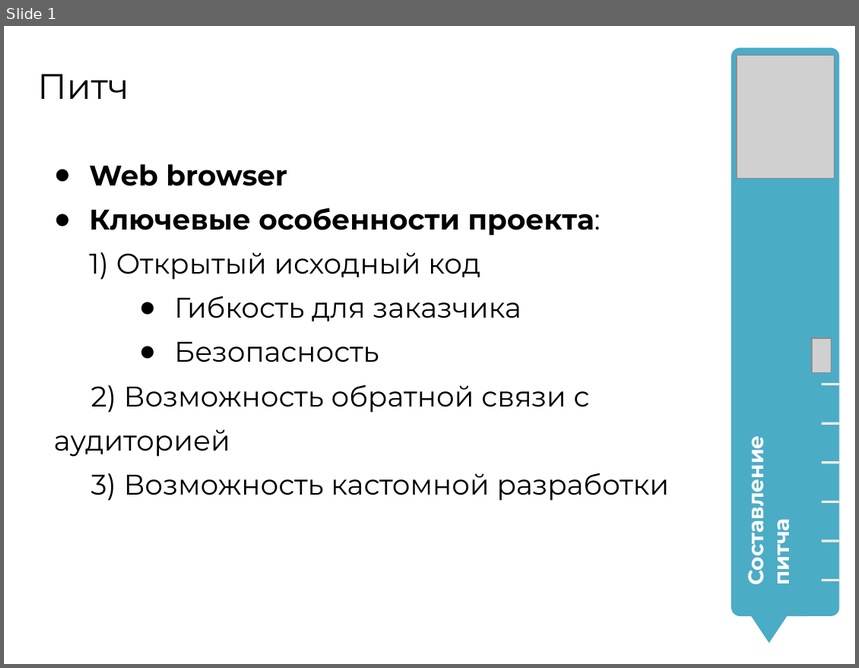
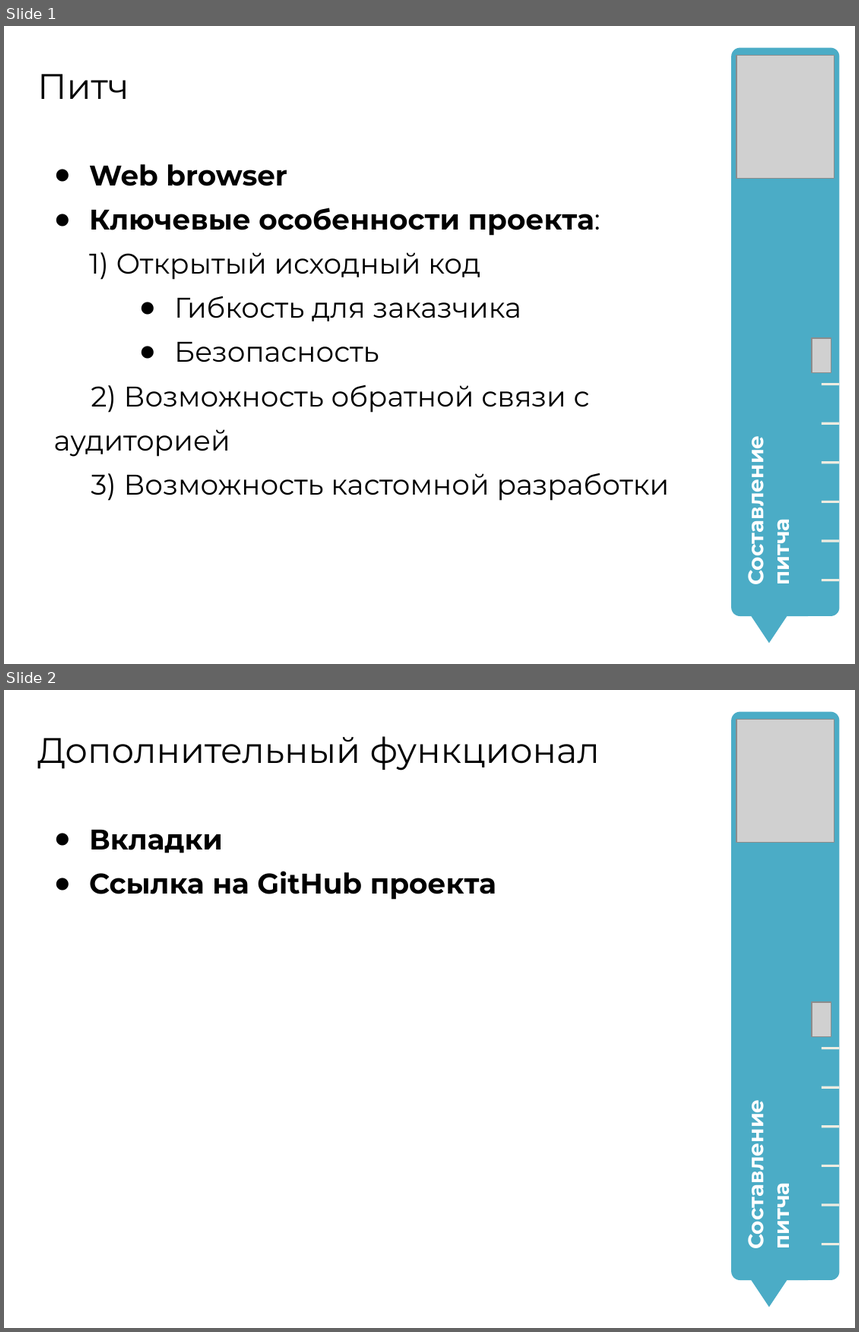
Before and after one commit to geksogen/Python-PyQt-Webbrowser, a slide deck: Презентация_проекта/Питч.pptx. Shown one above the other, each under a label of ours: slide 1 before the commit, slides 1 and 2 after it. The pictures are 859x668 and 859x1332 pixels, drawn with LibreOffice and Linux fonts; fonts in the diff are those of the drawing; grey boxes stand for pictures. Boxes give left, top, right and bottom in pixels: in the first picture for what was removed or moved away, otherwise in the second. Text is boxed around its words. In the diff, an @@ line names an element or a change of style, - is before the commit and + after.

Commit message:
add now slide

```diff
--- a/Презентация_проекта/Питч.pptx
+++ b/Презентация_проекта/Питч.pptx
@@ slide 2 added at [4, 690, 855, 1328], background #FFFFFF @@
@@ rounded rectangle added at [732, 712, 840, 1281], fill #4BACC6 @@
@@ picture added at [737, 719, 835, 842] @@
@@ text added at [37, 736, 600, 771], 30 pt, text #000000 @@
+Дополнительный функционал
@@ text added at [89, 830, 496, 900], 24 pt, text #000000, bold @@
+● Вкладки
+● Ссылка на GitHub проекта
@@ picture added at [812, 1002, 832, 1037] @@
@@ rectangle added at [822, 1047, 840, 1050], fill #EEECE1 @@
@@ rectangle added at [822, 1087, 840, 1089], fill #EEECE1 @@
@@ text added at [740, 1114, 795, 1248], 18 pt, text #FFFFFF, bold @@
+Составление
+питча
@@ rectangle added at [822, 1125, 840, 1129], fill #EEECE1 @@
@@ rectangle added at [822, 1165, 840, 1167], fill #EEECE1 @@
@@ rectangle added at [822, 1204, 840, 1207], fill #EEECE1 @@
@@ rectangle added at [822, 1243, 840, 1246], fill #EEECE1 @@
@@ flow chart merge added at [741, 1265, 797, 1308], fill #4BACC6 @@
```
